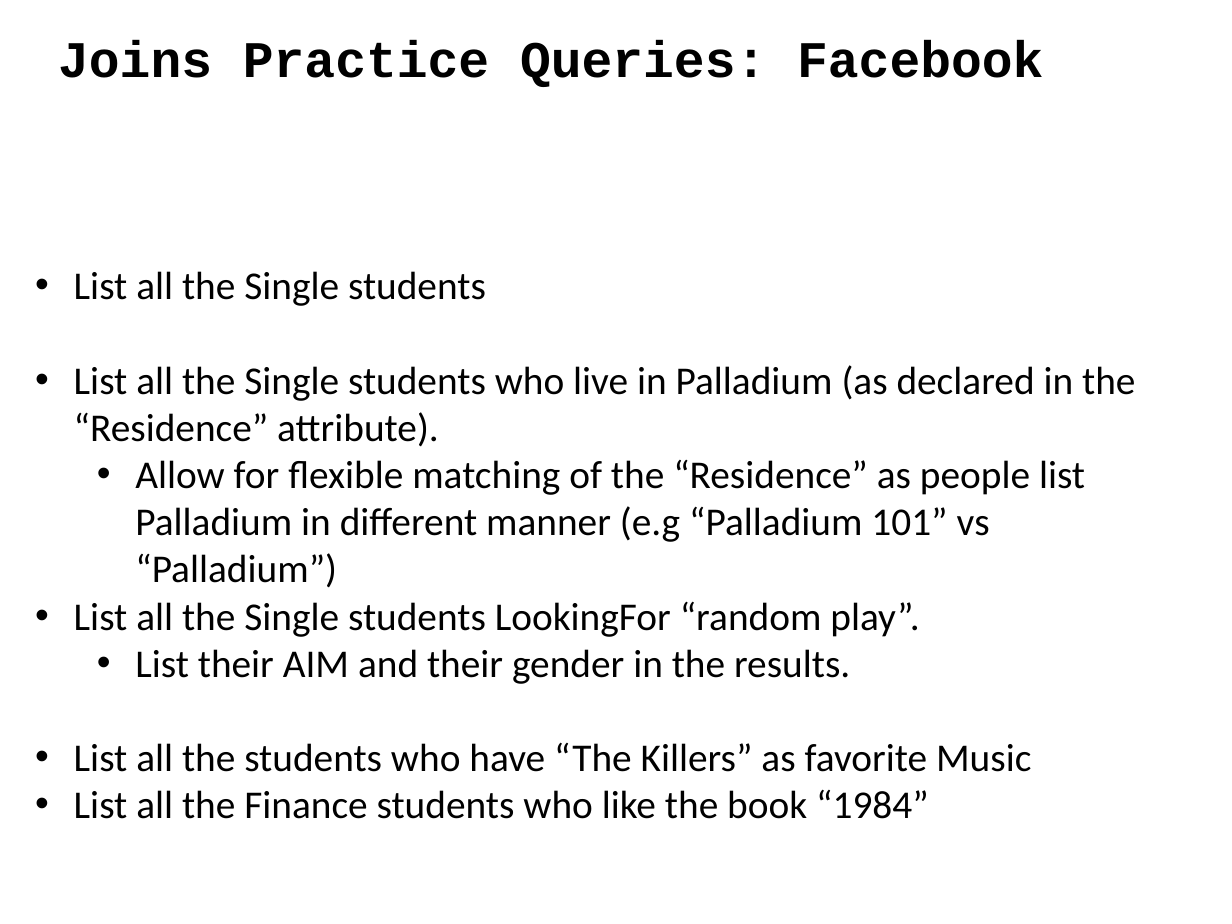
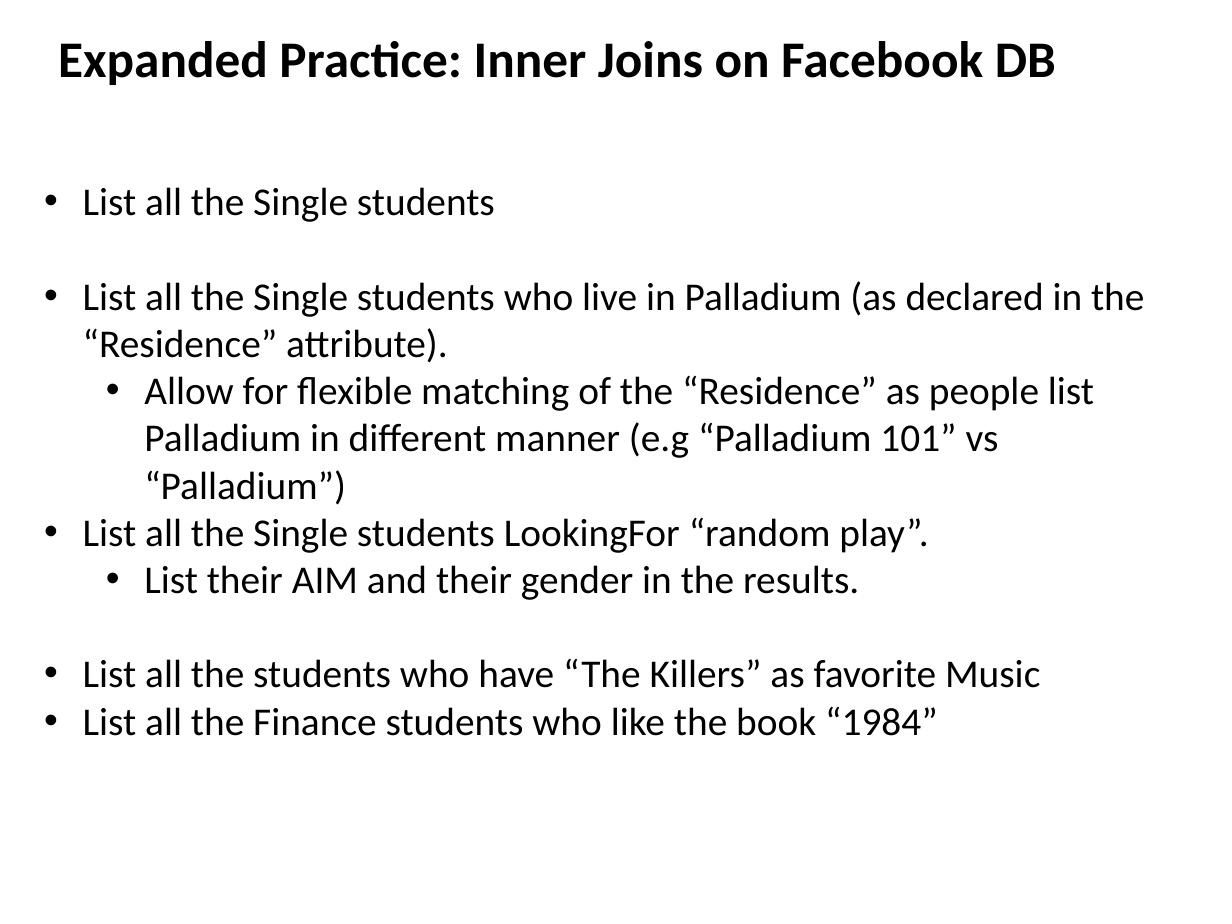
Before and after one commit to ipeirotis/introduction-to-databases, a slide deck: slide 10 of session4/C-SQL_Joins.pptx. Drawn at 1232x924 pixels with LibreOffice and Linux fonts; fonts in the diff are those of the drawing. Boxes give left, top, right and bottom in pixels: in the first picture for what was removed or moved away, otherwise in the second. Text is boxed around its words. In the diff, an @@ line names an element or a change of style, - is before the commit and + after.

```diff
--- a/session4/C-SQL_Joins.pptx
+++ b/session4/C-SQL_Joins.pptx
@@ text at (x1=58, y1=41, x2=1056, y2=85): text changed; font Courier New to Calibri @@
-Joins Practice Queries: Facebook
+Expanded Practice: Inner Joins on Facebook DB
@@ text "List all the Single students" moved from (x1=74, y1=271, x2=1135, y2=819) to (x1=83, y1=187, x2=1144, y2=736) @@
```
Also in this commit, not shown: 14 other slides changed, 2 slides added, 2 slides removed.
